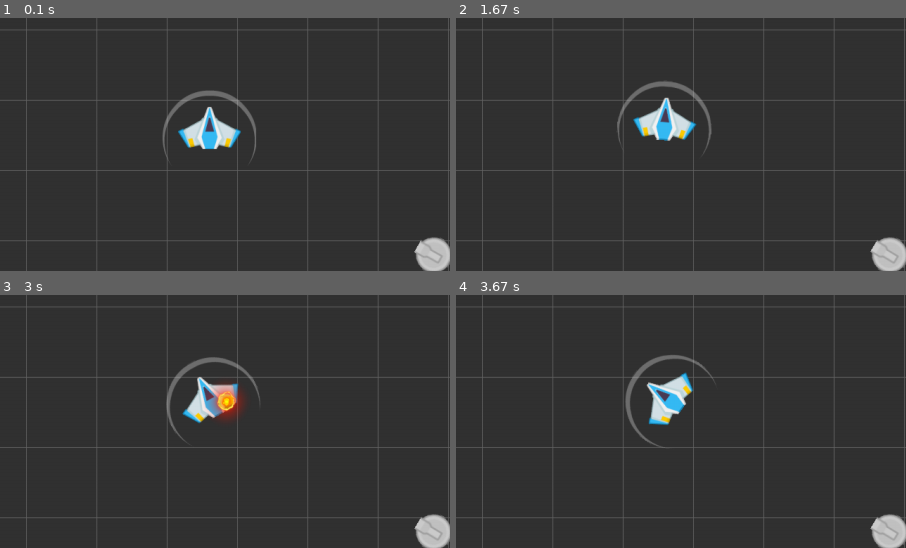
Above: before the commit, frames 1-4 (two rows, left to right).
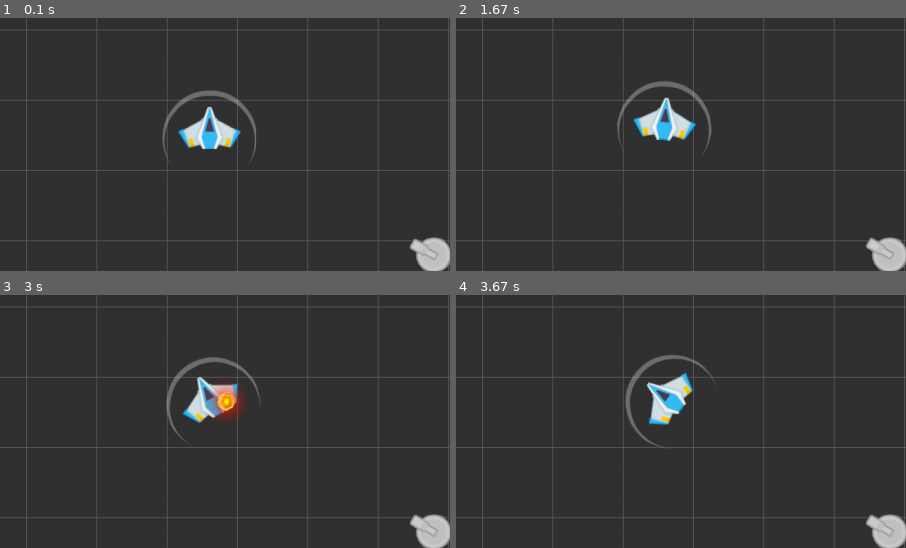
Above: after the commit, the same moments.

Repository: genericprogrammerdude/pygamengn
Game: pygame game, started from main.py
The game is run twice, just before and just after one commit, with the same random seed, the same clock (stepped at 60 frames per second) and the same inputs.
Inputs:
- Up to frame 1 (0.1 s): no input
- Up to frame 2 (1.67 s): tap E at 0.33 s; tap F at 0.67 s
- Up to frame 3 (3 s): hold S 2-2.47 s; hold D from 2.5 s (still down); tap F at 2.57, 2.87 s
- Up to frame 4 (3.67 s): release D at 3.13 s; hold S 3.17-3.53 s; tap F at 3.23, 3.63 s; hold D from 3.57 s (still down)
The pictures show only the part of the screen within x 27-77%, y 28-78%; the shares and areas given below are measured in that part.

The runs differ from the first frame. In frame 1, 0.1% of the frame differs, in the area x 91-99%, y 87-97%; in frame 2, 0.1%, in the area x 91-99%, y 86-97%; in frame 3, 0.1%; in frame 4, 0.1%.

Commit message:
Added turret gun as an attachment to the turret

Diff:
--- a/main.py
+++ b/main.py
@@ -14,7 +14,6 @@
     shield_image = pygame.image.load("Assets/SpaceShooterRedux/PNG/Effects/shield1.png").convert_alpha()
     turret_image = pygame.image.load("Assets/SpaceShooterRedux/PNG/Parts/turretBase_big.png").convert_alpha()
     turret_gun_image = pygame.image.load("Assets/SpaceShooterRedux/PNG/Parts/gun04.png").convert_alpha()
-    turret_image.blit(turret_gun_image, (12, -10))
     projectile_image = pygame.image.load("Assets/SpaceShooterRedux/PNG/Lasers/laserRed06.png").convert_alpha()
 
     # Create world
@@ -41,9 +40,15 @@
     game_objects = CameraAwareGroup(player, world_rect, screen_rect, True)
     game_objects.add(turret)
     game_objects.move_to_back(turret)
+
+    # Attach shield to player
     shield = GameObject(shield_image)
     shield.transform()
     player.attach(shield, (0, 0))
+
+    # Attach gun to turret
+    turret_gun = GameObject(turret_gun_image)
+    turret.attach(turret_gun, (0, -15))
 
     clock = pygame.time.Clock()
     running = True
